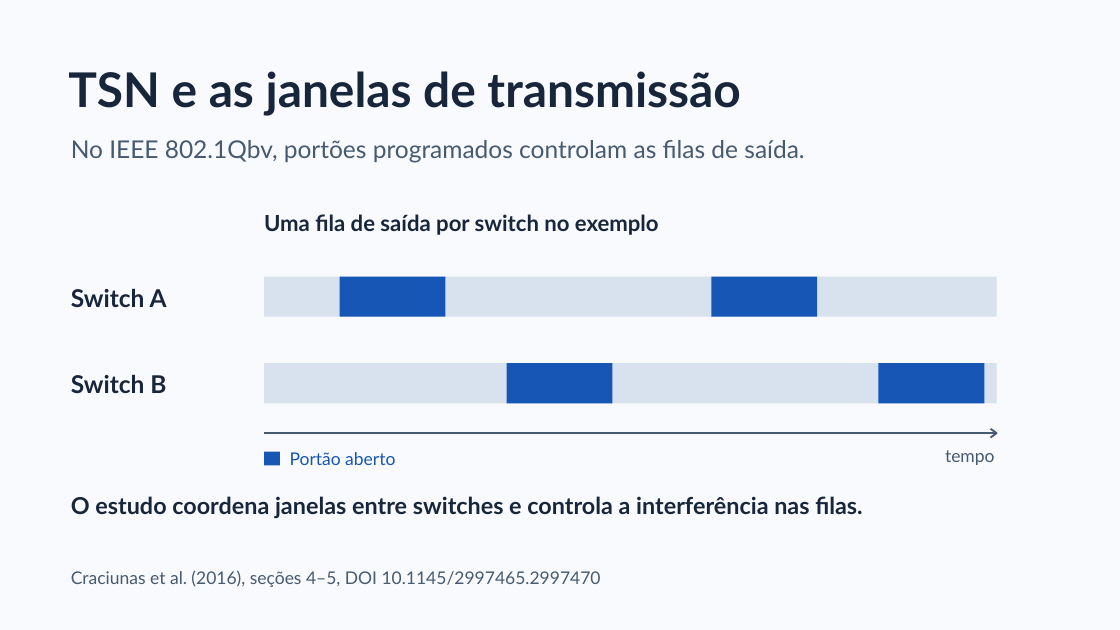
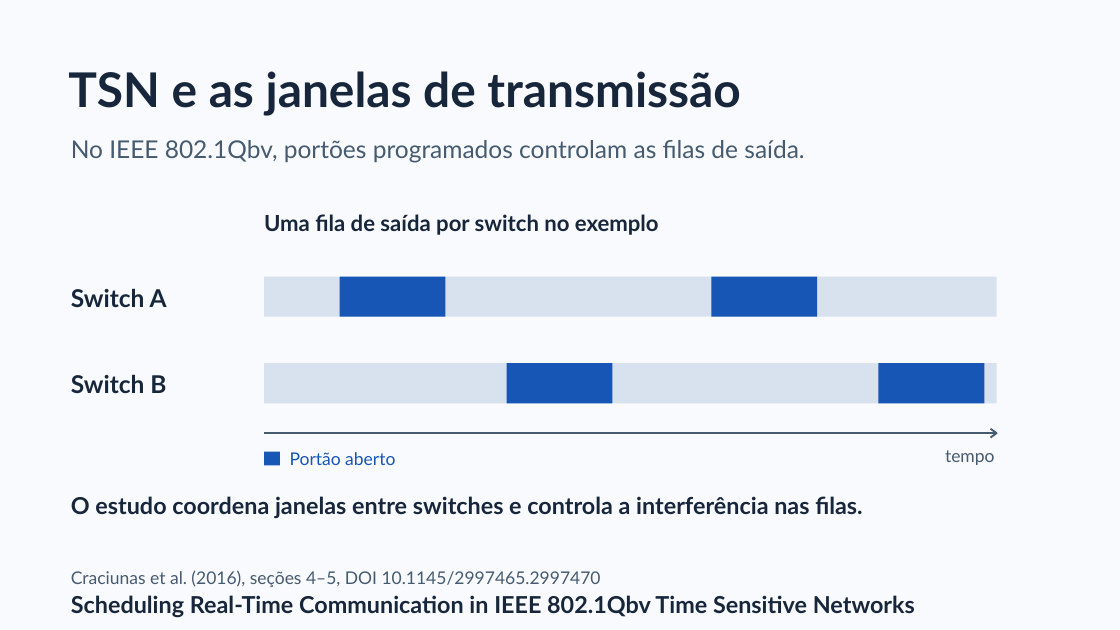
Before and after one commit to Balduino-BD/Trabalho_Distribuido, a slide deck: slide 8 of Apresentação/presentation.pptx. Drawn at 1120x630 pixels with LibreOffice and Linux fonts; fonts in the diff are those of the drawing. Boxes give left, top, right and bottom in pixels: in the first picture for what was removed or moved away, otherwise in the second. Text is boxed around its words. In the diff, an @@ line names an element or a change of style, - is before the commit and + after.

```diff
--- a/Apresentação/presentation.pptx
+++ b/Apresentação/presentation.pptx
@@ text added at (71,595,915,618), 20 pt, text #17263B, bold @@
+Scheduling Real-Time Communication in IEEE 802.1Qbv Time Sensitive Networks
```
Also in this commit, not shown: 1 other slide changed.
